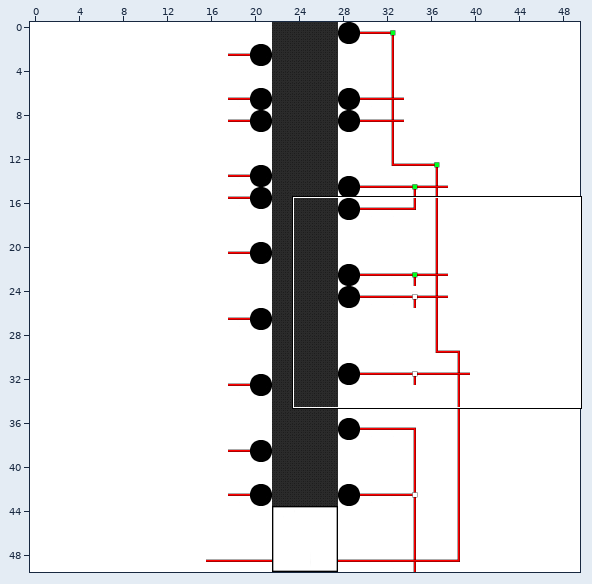
Two versions of a level (Tiled map, PowerTower/www/asset/tiled_sprites/Map_01.tmx). Above: a wide view before the commit, with the close-up outlined.
Close-up. Before the commit:
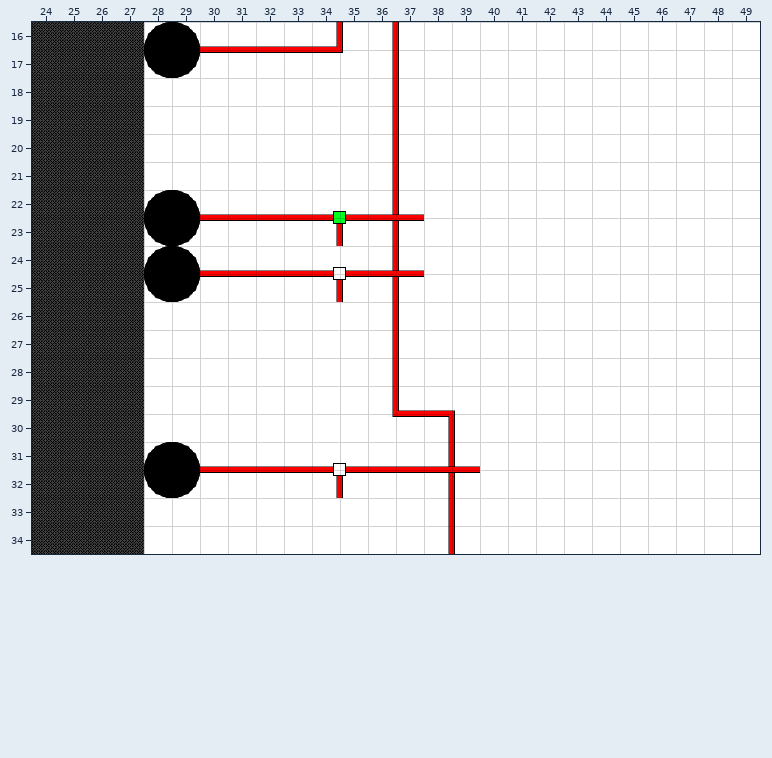
Cells are 32x32 px. Shown: x 24..49, y 16..34. The commit also changed other parts of the map, which this record leaves out.
New version:
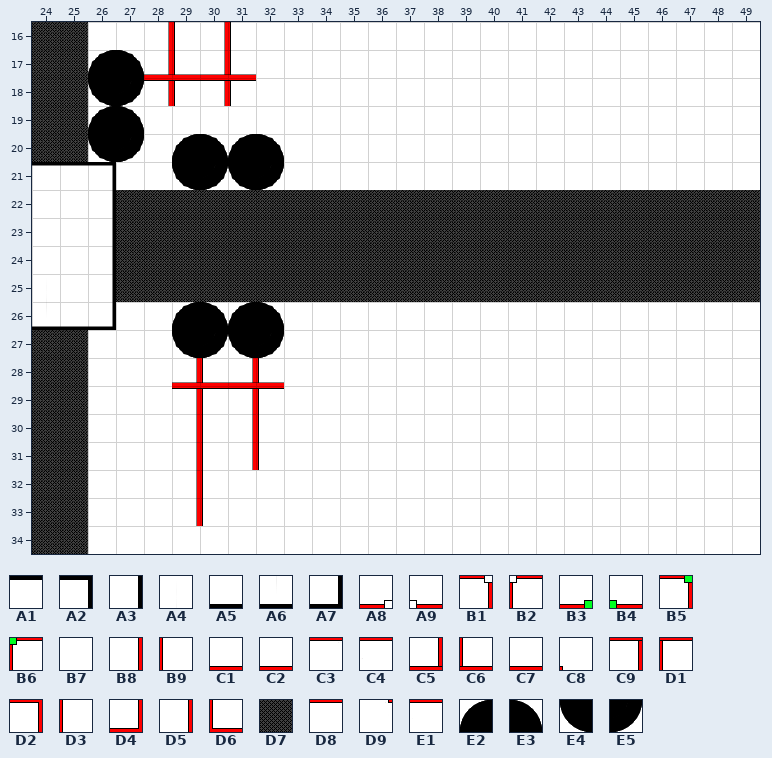
Key: from "Power Plant": A1 3, A2 5, A3 11, A4 27, A5 31, A6 33, A7 35; from "Tileset_Breakers": A8 4, A9 5, B1 18, B2 19, B3 36, B4 37, B5 50, B6 51; from "Tileset_Demo": B7 0, B8 2, B9 3, C1 4, C2 5, C3 10, C4 11, C5 14, C6 15, C7 16, C8 17, C9 20, D1 21, D2 22, D3 23, D4 24, D5 26, D6 27, D7 28, D8 30, D9 32, E1 33; from "Tower": E2 0, E3 1, E4 2, E5 3.
__ is an empty cell.
Tiles replaced or removed in this view: A8, A9, B1, B2, B3, B4, B5, B6, B7, B8, B9, C1, C2, C3, C4, C5, C6, C7, C8, C9, D1, D2, D3, D4, D5, D6, D7, D8, D9, E1, E2, E3, E4, E5.
Diff:
Changed rows in their new state; .. is an unchanged cell.
Layer "Tile Layer 1":
first column x 24:
16 .. .. B7 B7 B8 B9 B8 B9 B7 B7 B7 B7 B7 B7 .. .. .. .. .. .. .. .. .. .. .. ..
17 .. .. E2 E3 C5 C6 C5 C6 B7 B7 B7 .. B7 B7 .. .. .. .. .. .. .. .. .. .. .. ..
18 .. .. E4 E5 C9 D1 C9 D1 .. .. .. .. B7 B7 .. .. .. .. .. .. .. .. .. .. .. ..
19 .. .. E2 E3 .. .. .. .. .. .. .. .. B7 B7 .. .. .. .. .. .. .. .. .. .. .. ..
20 .. .. E4 E5 .. E2 E3 E2 E3 .. .. .. B7 B7 .. .. .. .. .. .. .. .. .. .. .. ..
21 A1 A1 A2 B7 .. E4 E5 E4 E5 .. .. .. B7 B7 .. .. .. .. .. .. .. .. .. .. .. ..
22 B7 B7 A3 .. D7 D7 D7 D7 D7 D7 D7 D7 D7 D7 D7 D7 D7 D7 D7 D7 D7 D7 D7 D7 D7 D7
23 B7 B7 A3 .. D7 D7 D7 D7 D7 D7 D7 D7 D7 D7 D7 D7 D7 D7 D7 D7 D7 D7 D7 D7 D7 D7
24 B7 B7 A3 .. D7 D7 D7 D7 D7 D7 D7 D7 D7 D7 D7 D7 D7 D7 D7 D7 D7 D7 D7 D7 D7 D7
25 A4 B7 A3 .. D7 D7 D7 D7 D7 D7 D7 D7 D7 D7 D7 D7 D7 D7 D7 D7 D7 D7 D7 D7 D7 D7
26 A6 A5 A7 B7 .. E2 E3 E2 E3 .. .. .. B7 B7 .. .. .. .. .. .. .. .. .. .. .. ..
27 .. .. B7 B7 .. E4 E5 E4 E5 .. .. .. B7 B7 .. .. .. .. .. .. .. .. .. .. .. ..
28 .. .. B7 B7 .. C5 C6 C5 C6 .. .. .. B7 B7 .. .. .. .. .. .. .. .. .. .. .. ..
29 .. .. B7 B7 .. C9 D1 C9 D1 .. .. .. B7 B7 B7 B7 .. .. .. .. .. .. .. .. .. ..
30 .. .. B7 B7 .. B8 B9 B8 B9 .. .. .. B7 B7 B7 B7 .. .. .. .. .. .. .. .. .. ..
31 .. .. B7 B7 B7 B8 B9 B8 B9 B7 B7 B7 B7 B7 B7 B7 .. .. .. .. .. .. .. .. .. ..
32 .. .. B7 B7 B7 B8 B9 B7 B7 B7 B7 B7 B7 B7 B7 B7 .. .. .. .. .. .. .. .. .. ..
33 .. .. B7 B7 .. B8 B9 .. .. .. .. .. .. .. B7 B7 .. .. .. .. .. .. .. .. .. ..
34 .. .. B7 B7 .. .. .. .. .. .. .. .. .. .. B7 B7 .. .. .. .. .. .. .. .. .. ..
Changed places in both close-ups, as pixel boxes (x1, y1, x2, y2):
changed: (32, 22, 760, 554)
